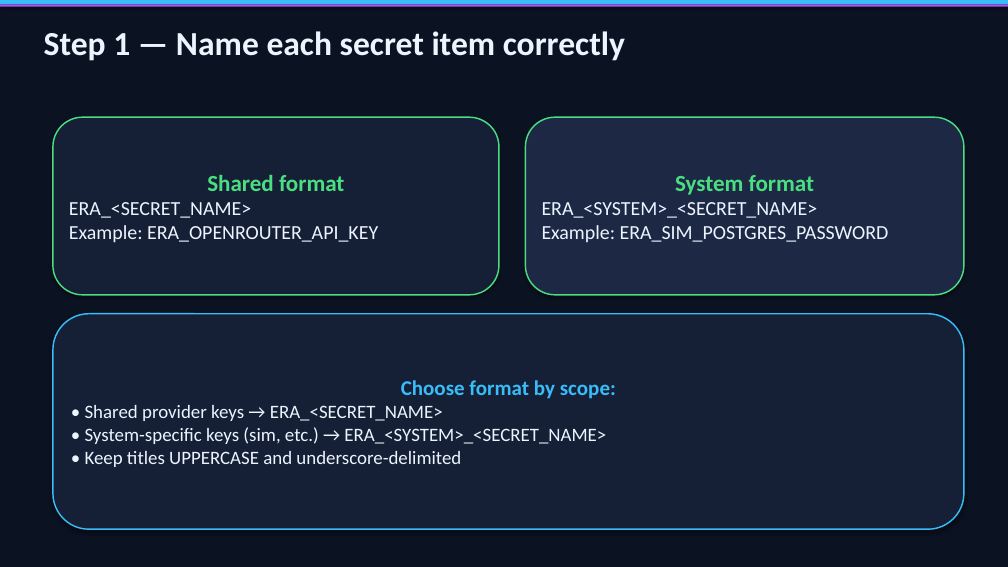
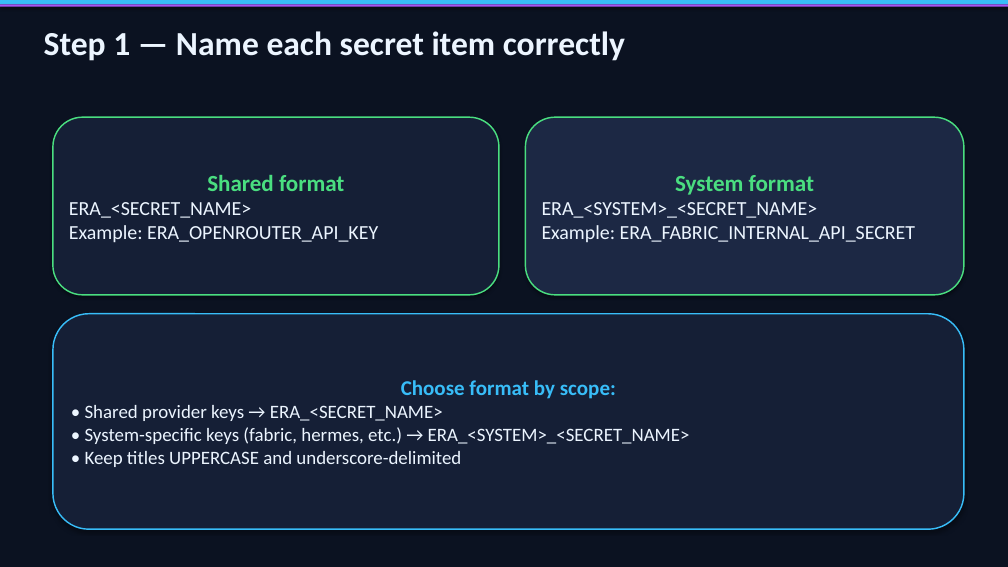
Before and after one commit to edwifiguy/era-agents-ops, a slide deck: slide 2 of docs/secret-template-entry-guide.pptx. Drawn at 1008x567 pixels with LibreOffice and Linux fonts; fonts in the diff are those of the drawing. Boxes give left, top, right and bottom in pixels: in the first picture for what was removed or moved away, otherwise in the second. Text is boxed around its words. In the diff, an @@ line names an element or a change of style, - is before the commit and + after.

```diff
--- a/docs/secret-template-entry-guide.pptx
+++ b/docs/secret-template-entry-guide.pptx
@@ text in rounded rectangle at (542, 225, 916, 242): text changed @@
-Example: ERA_SIM_POSTGRES_PASSWORD
+Example: ERA_FABRIC_INTERNAL_API_SECRET
@@ text in rounded rectangle at (85, 427, 690, 444): text changed @@
-• System-specific keys (sim, etc.) → ERA_<SYSTEM>_<SECRET_NAME>
+• System-specific keys (fabric, hermes, etc.) → ERA_<SYSTEM>_<SECRET_NAME>
```
Also in this commit, not shown: 4 other slides changed, 1 other file.
